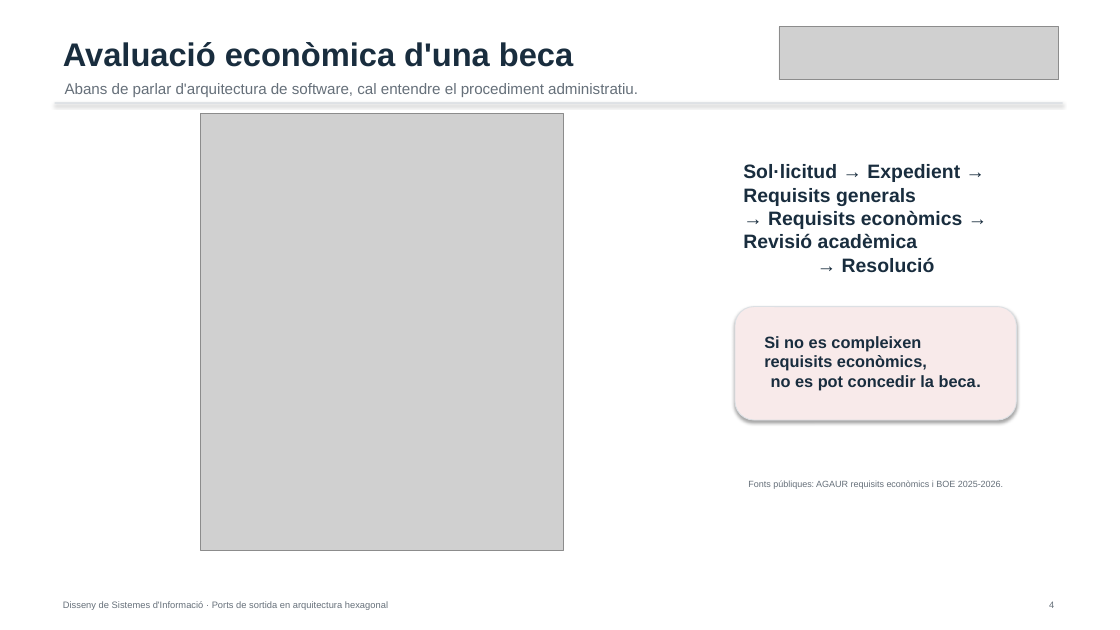
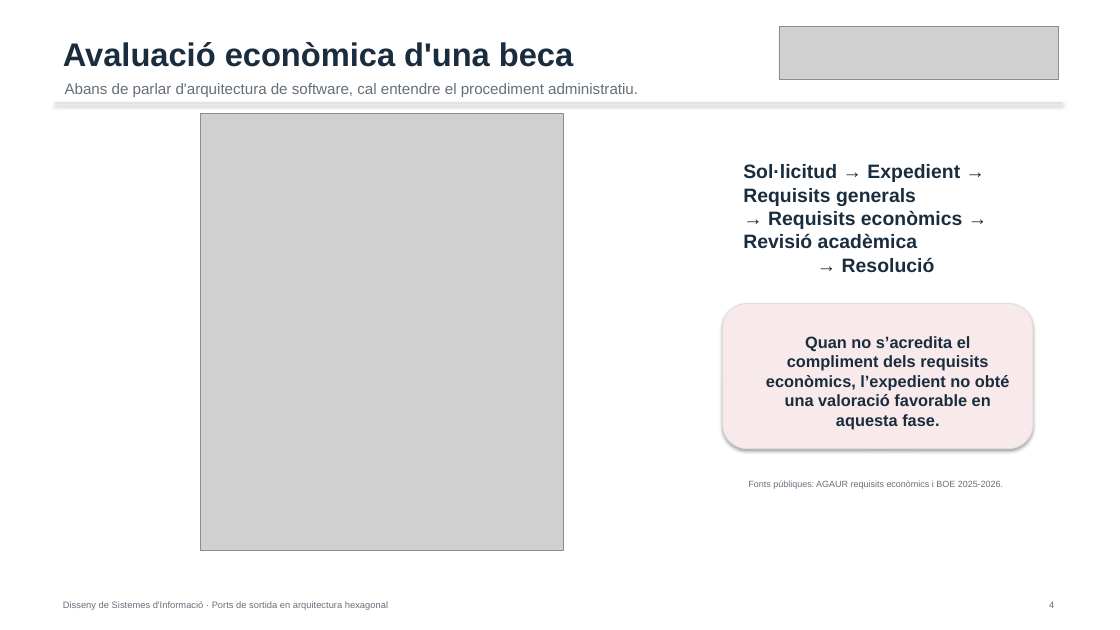
Before and after one commit to alfredorueda/HexaStock, a slide deck: slide 5 of doc/presentations/defensa-placa-permanent-dsi-ports-sortida-hexagonal/output/IMPORTANTE_MANUAL_defensa-dsi-ports-sortida-hexagonal.pptx. Drawn at 1120x630 pixels with LibreOffice and Linux fonts; fonts in the diff are those of the drawing; grey boxes stand for pictures. Boxes give left, top, right and bottom in pixels: in the first picture for what was removed or moved away, otherwise in the second. Text is boxed around its words. In the diff, an @@ line names an element or a change of style, - is before the commit and + after.

```diff
--- a/doc/presentations/defensa-placa-permanent-dsi-ports-sortida-hexagonal/output/IMPORTANTE_MANUAL_defensa-dsi-ports-sortida-hexagonal.pptx
+++ b/doc/presentations/defensa-placa-permanent-dsi-ports-sortida-hexagonal/output/IMPORTANTE_MANUAL_defensa-dsi-ports-sortida-hexagonal.pptx
@@ rounded rectangle: place and size @@
-rounded rectangle at [735,307,1017,420]
+rounded rectangle at [723,303,1033,449]
@@ text at [766,336,1009,426]: text changed @@
-Si no es compleixen
-requisits econòmics,
-no es pot concedir la beca.
+Quan no s’acredita el compliment dels requisits econòmics, l’expedient no obté una valoració favorable en aquesta fase.
```
Also in this commit, not shown: 2 other files.
